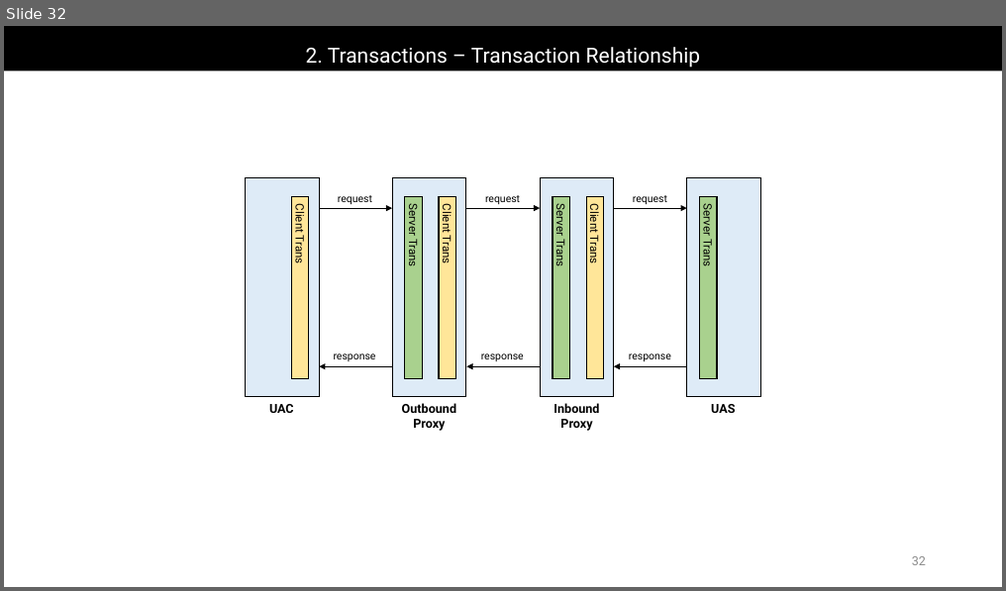
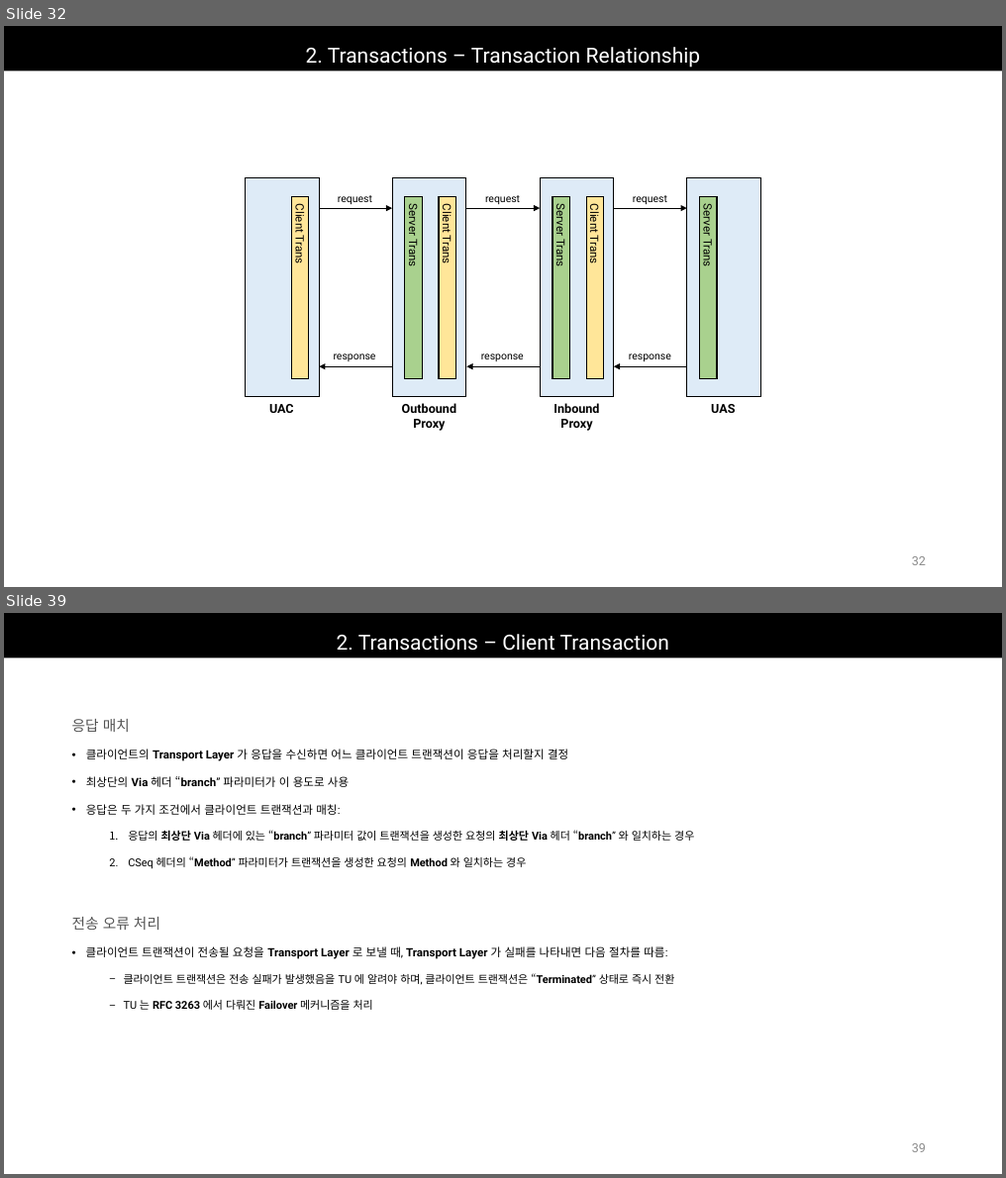
Before and after one commit to Epsilonely/SIP-Survey, a slide deck: 세미나 3차.pptx. Shown one above the other, each under a label of ours: slide 32 before the commit, slides 32 and 39 after it; the slides between them are not shown. The pictures are 1006x591 and 1006x1178 pixels, drawn with LibreOffice and Linux fonts; fonts in the diff are those of the drawing. Boxes give left, top, right and bottom in pixels: in the first picture for what was removed or moved away, otherwise in the second. Text is boxed around its words. In the diff, an @@ line names an element or a change of style, - is before the commit and + after.

```diff
--- a/세미나 3차.pptx
+++ b/세미나 3차.pptx
@@ slide 39 added at (x1=4, y1=613, x2=1002, y2=1174), background #FFFFFF @@
@@ title added at (x1=4, y1=613, x2=1002, y2=658), fill #000000, 20 pt, text #FFFFFF @@
+2. Transactions – Client Transaction
@@ text added at (x1=72, y1=719, x2=694, y2=869), 10.5 pt, text #000000 @@
+응답 매치
+• 클라이언트의 Transport Layer 가 응답을 수신하면 어느 클라이언트 트랜잭션이 응답을 처리할지 결정
+• 최상단의 Via 헤더 “branch” 파라미터가 이 용도로 사용
+• 응답은 두 가지 조건에서 클라이언트 트랜잭션과 매칭:
+  1. 응답의 최상단 Via 헤더에 있는 “branch” 파라미터 값이 트랜잭션을 생성한 요청의 최상단 Via 헤더 “branch” 와 일치하는 경우
+  2. CSeq 헤더의 “Method” 파라미터가 트랜잭션을 생성한 요청의 Method 와 일치하는 경우
@@ text added at (x1=72, y1=917, x2=674, y2=1010), 10.5 pt, text #000000 @@
+전송 오류 처리
+• 클라이언트 트랜잭션이 전송될 요청을 Transport Layer 로 보낼 때, Transport Layer 가 실패를 나타내면 다음 절차를 따름:
+  − 클라이언트 트랜잭션은 전송 실패가 발생했음을 TU 에 알려야 하며, 클라이언트 트랜잭션은 “Terminated” 상태로 즉시 전환
+  − TU 는 RFC 3263 에서 다뤄진 Failover 메커니즘을 처리
@@ page number added at (x1=912, y1=1144, x2=926, y2=1153), 12 pt, text #8C8C8C @@
+39
```
Also in this commit, not shown: 1 slide changed, 11 other slides added, 1 other file.
